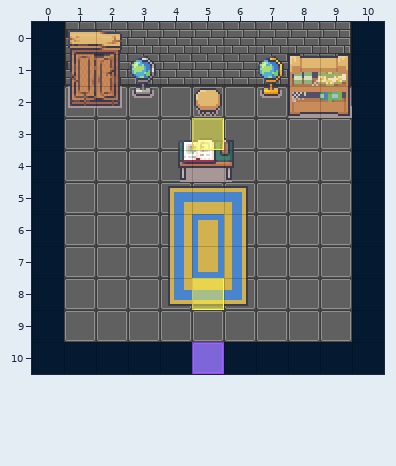
Level history. Tiled map: GameName/Output/Assets/Maps/ArchmageRoom.tmx. The first picture shows the starting point.
Cells are 32x32 px. Shown: x 0..10, y 0..10.
And afterwards:
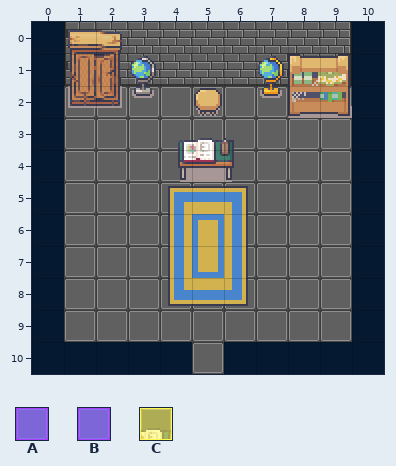
Key: from "temp": A 2, B 4, C 6.
_ is an empty cell.
See-through tiles are keyed as they look on the map.
Commit message: fixed room changing errors
What changed:
Layer "Forniture":
Tile B is gone in row 10 at x 5.
Layer "Sensors" (now hidden):
Tile A is gone in row 10 at x 5.
Tile C is gone in row 3 at x 5; in row 8 at x 5.
Boxes around the changes in both pictures, in picture pixels (x1, y1, x2, y2):
removed: (192, 118, 224, 150)
removed: (192, 278, 224, 310)
removed: (192, 342, 224, 374)
